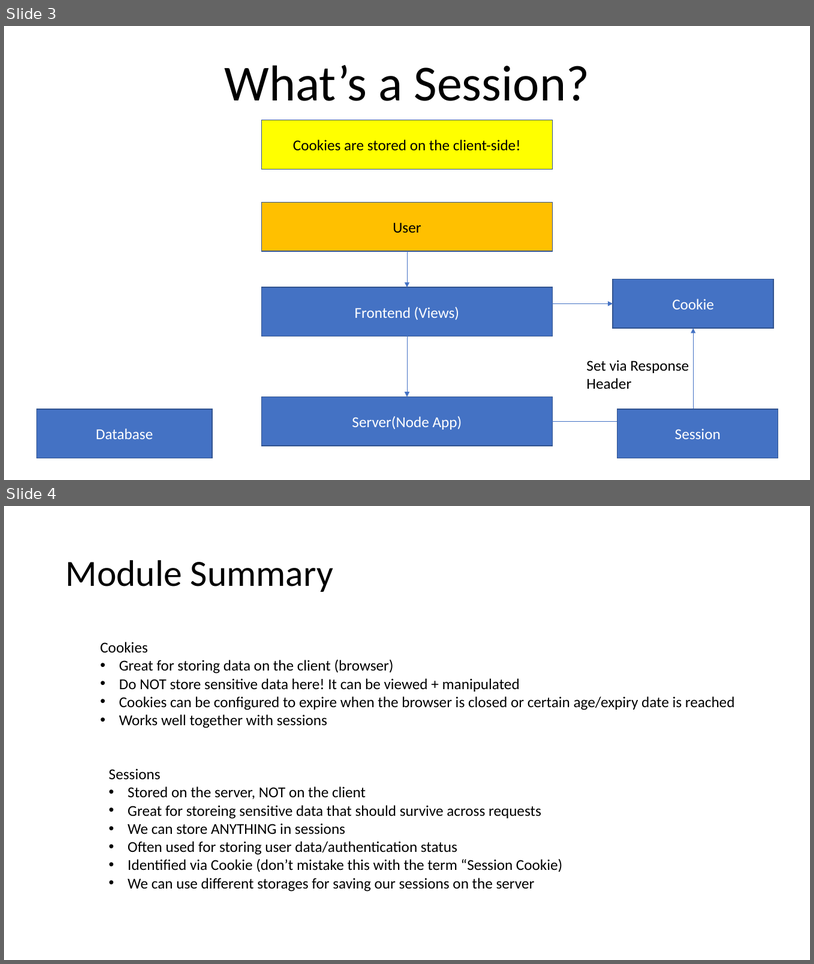
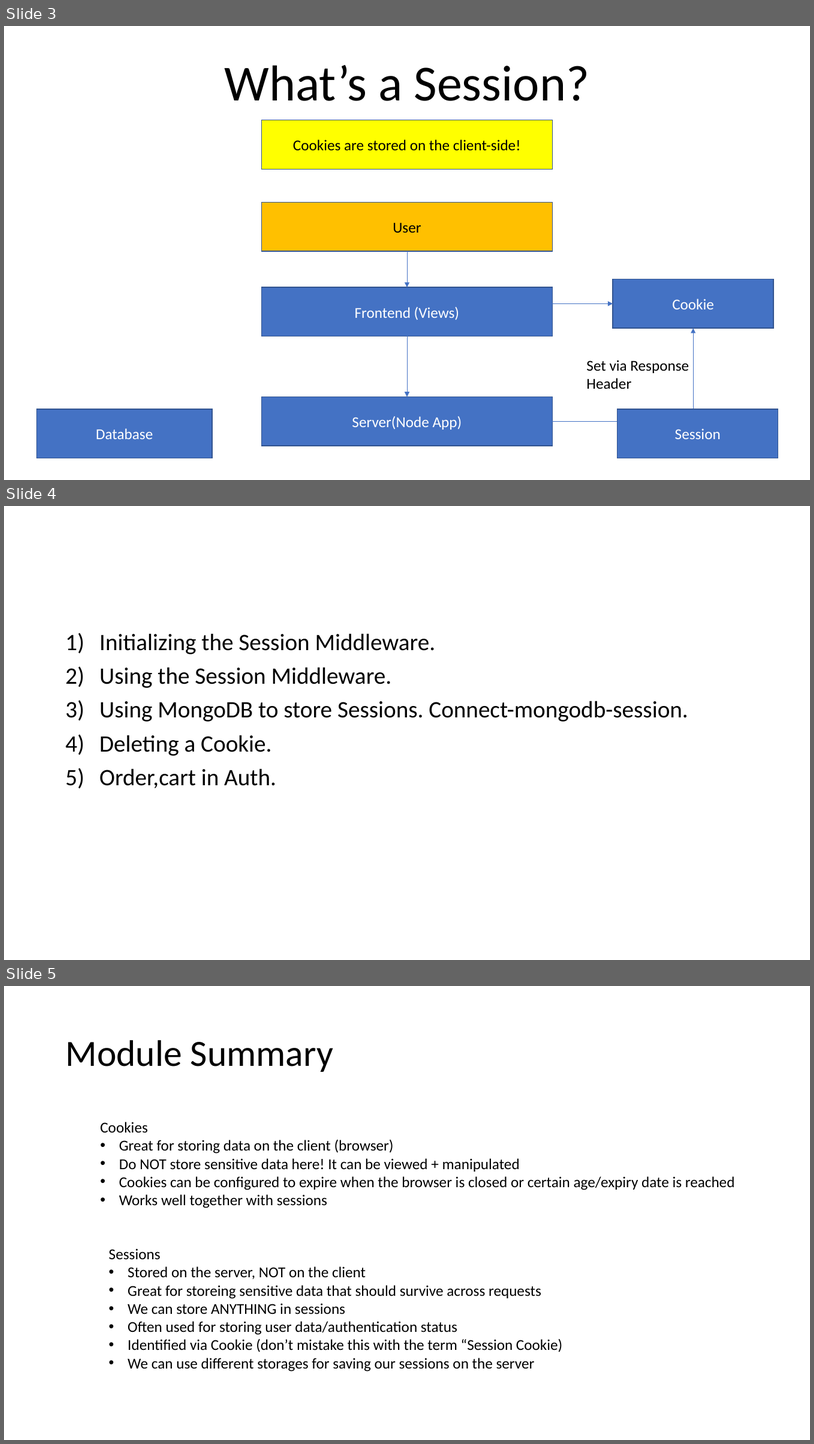
Before and after one commit to PiyushChaturvedii/batch03, a slide deck: Sessions & Cookies.pptx. Shown one above the other, each under a label of ours: slides 3 and 4 before the commit, slides 3, 4 and 5 after it. The pictures are 814x964 and 814x1444 pixels, drawn with LibreOffice and Linux fonts; fonts in the diff are those of the drawing. Boxes give left, top, right and bottom in pixels: in the first picture for what was removed or moved away, otherwise in the second. Text is boxed around its words. In the diff, an @@ line names an element or a change of style, - is before the commit and + after.

Commit message:
auth

```diff
--- a/Sessions & Cookies.pptx
+++ b/Sessions & Cookies.pptx
@@ slide 4 added at (x1=4, y1=506, x2=810, y2=960), background #FFFFFF @@
@@ text added at (x1=99, y1=633, x2=688, y2=788), 28 pt, text #000000 @@
+1) Initializing the Session Middleware.
+2) Using the Session Middleware.
+3) Using MongoDB to store Sessions. Connect-mongodb-session.
+4) Deleting a Cookie.
+5) Order,cart in Auth.
@@ what was slide 4 is now slide 5 @@
```
Also in this commit, not shown: 2 other slides added, 39 other files.
